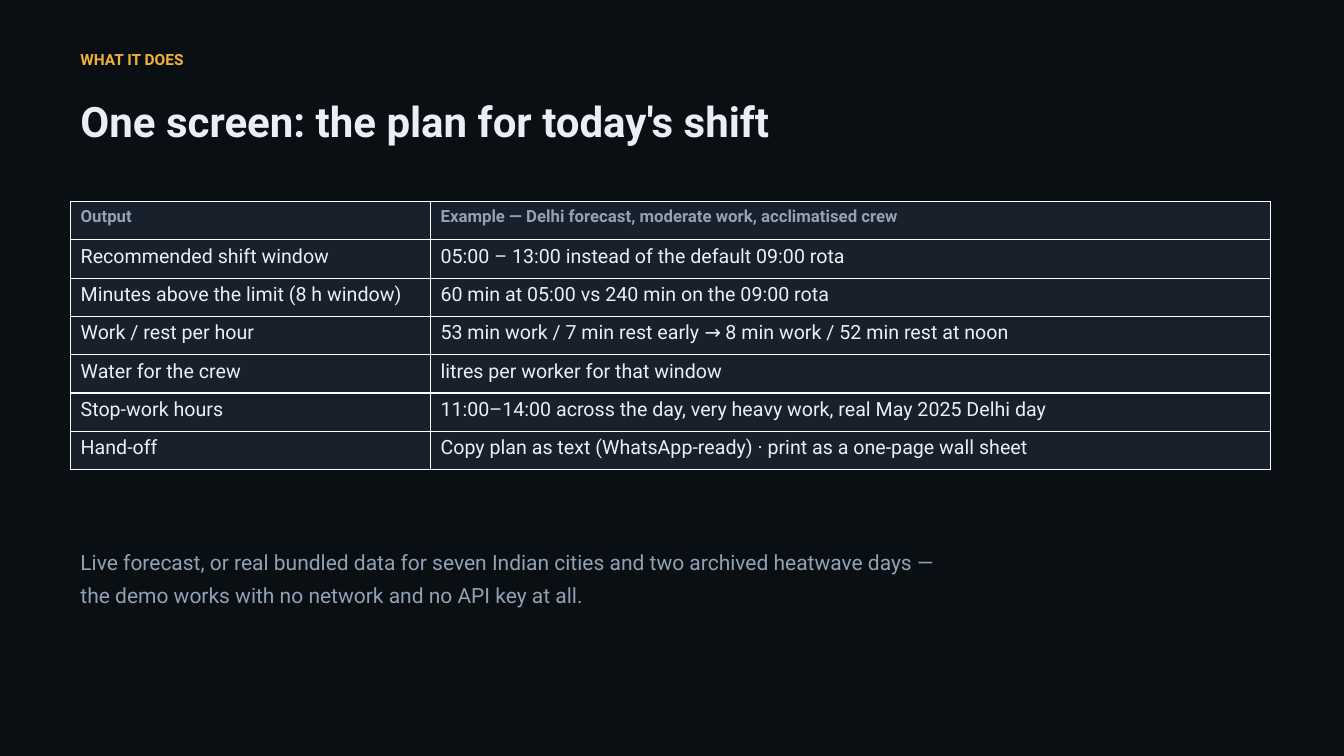
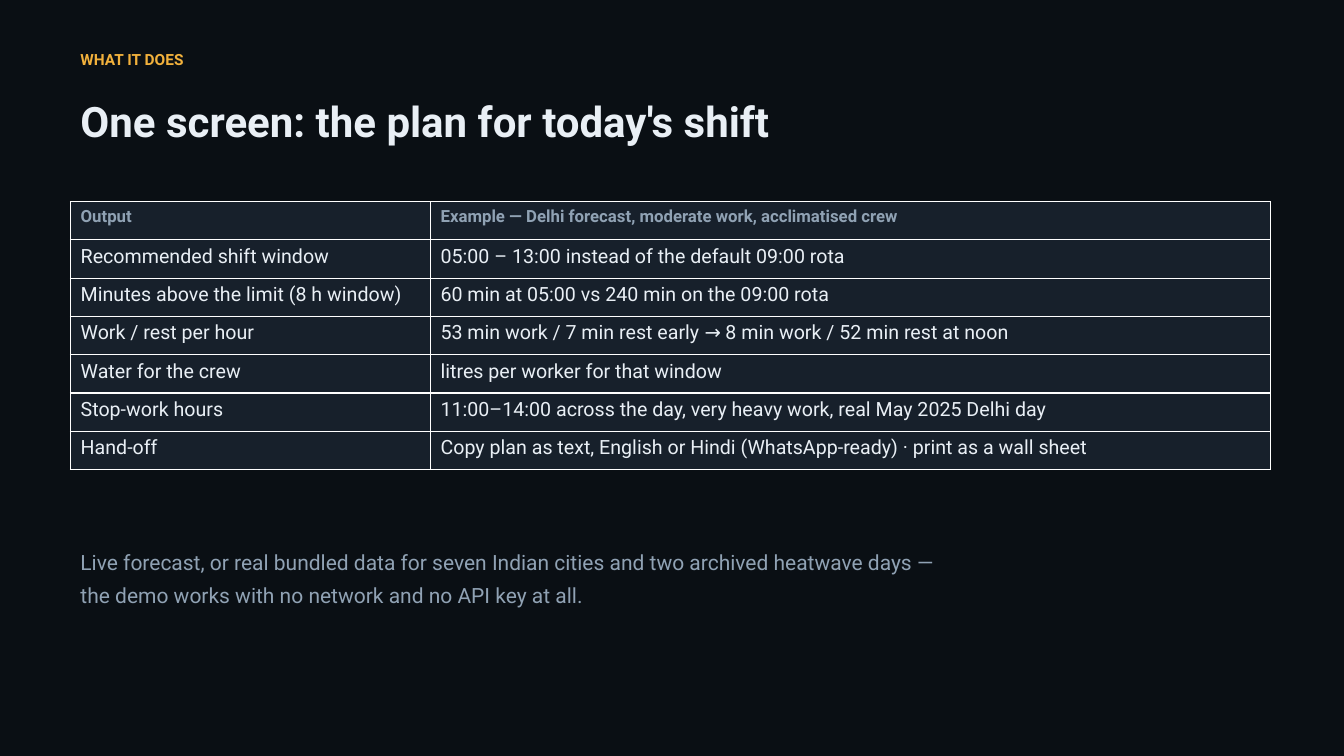
Before and after one commit to sgoel2be24-cyber/shramshield, a slide deck: slide 3 of deck/ShramShield-HACKDAY-1.0.pptx. Drawn at 1344x756 pixels with LibreOffice and Linux fonts; fonts in the diff are those of the drawing. Boxes give left, top, right and bottom in pixels: in the first picture for what was removed or moved away, otherwise in the second. Text is boxed around its words. In the diff, an @@ line names an element or a change of style, - is before the commit and + after.

Commit message:
feat: the crew's hand-off sheet in Hindi, not just the supervisor's screen
Copy plan now produces the same plan in English or Hindi. Over 90% of India's outdoor workforce is informal; a stop-work instruction in a language the crew cannot read is not a safety control. English output is byte-identical, so the original tests still guard it, and a test asserts the Hindi sheet is never half-translated — a sheet that says STOP WORK in English is exactly the failure this prevents. 7 new tests.

```diff
--- a/deck/ShramShield-HACKDAY-1.0.pptx
+++ b/deck/ShramShield-HACKDAY-1.0.pptx
@@ table at (71,202,1270,470) @@
-row 7, column 2: Copy plan as text (WhatsApp-ready) · print as a one-page wall sheet
+row 7, column 2: Copy plan as text, English or Hindi (WhatsApp-ready) · print as a wall sheet
```
Also in this commit, not shown: 1 other slide changed, 8 other files.
